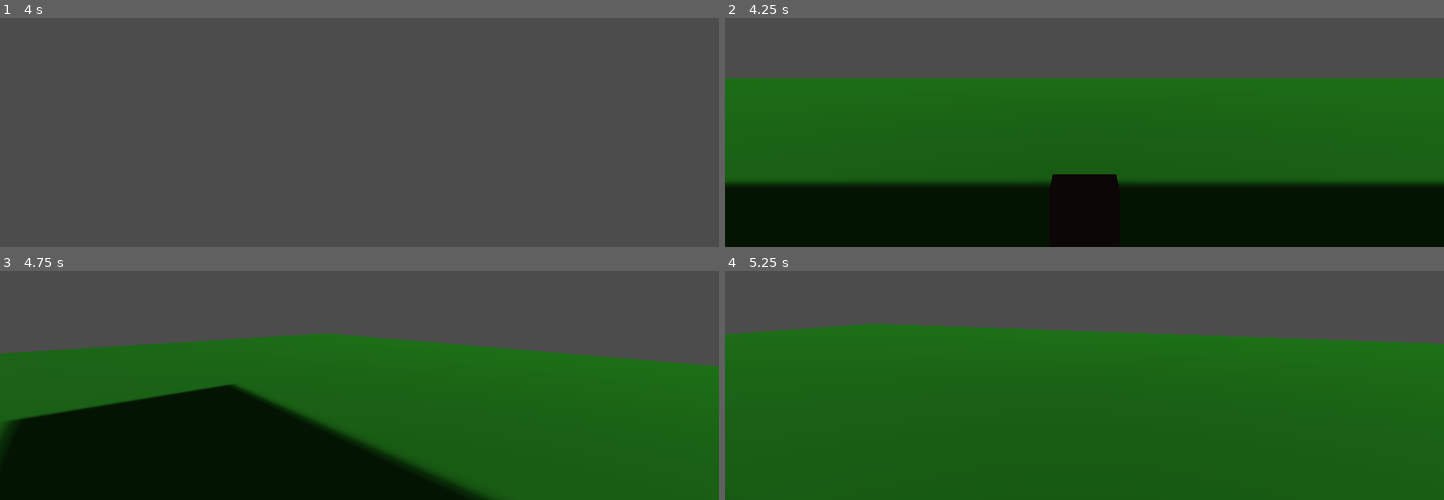
Above: before the commit, frames 1-4 (two rows, left to right).
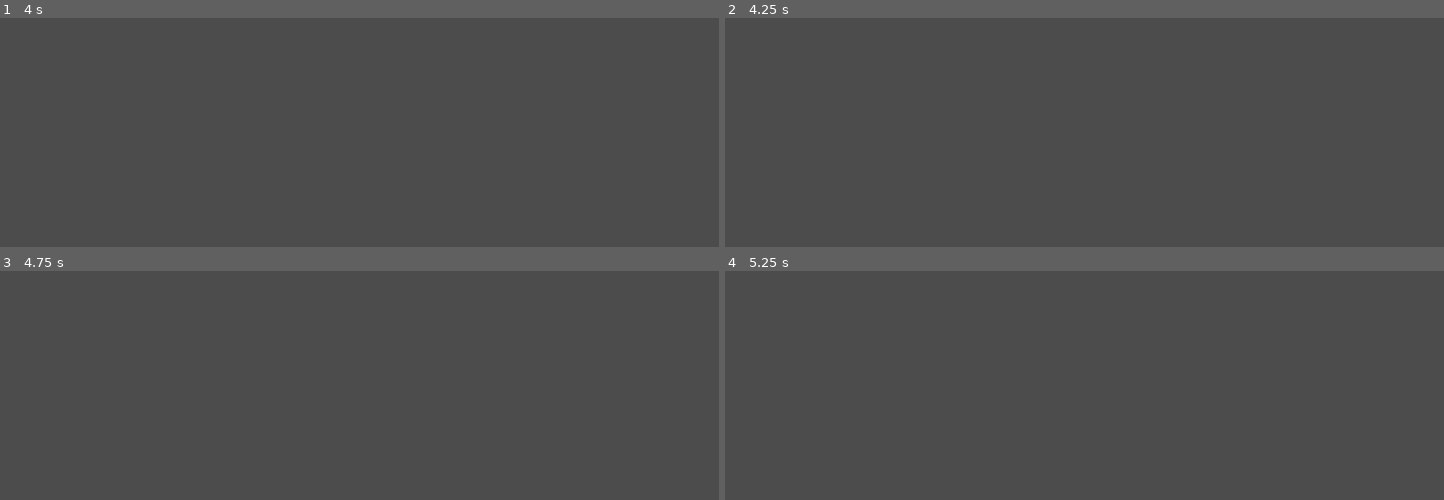
Above: after the commit, the same moments.

Repository: tehzwen/GameJam2019
Game: Godot game, scene res://TestLevel.tscn
The game is run twice, just before and just after one commit, with the same random seed, the same clock (stepped at 60 frames per second) and the same inputs. The project has no main scene, so this scene is started directly.
Inputs (mouse positions are in pixels of both pictures, inside the frame that each line leads up to):
- Up to frame 1 (4 s): tap Enter at 0.5 s; move the mouse to (395, 36) at 0.52 s; hold E 0.53-1.28 s; hold W from 0.53 s (still down); tap Space at 0.77, 1.52, 3.02, 3.77 s; move the mouse to (323, 38) at 1.27 s; tap E at 1.35, 2.3, 2.85 s; move the mouse to (373, 29) at 2.02 s; hold Shift 2.03-2.78 s; move the mouse to (352, 43) at 2.77 s; move the mouse to (409, 40) at 3.52 s; hold E from 3.53 s (still down)
- Up to frame 2 (4.25 s): keep holding W; keep holding E; tap R (restart, bound only before the commit) at 4.15 s
- Up to frame 3 (4.75 s): keep holding W; move the mouse to (301, 284) at 4.27 s; release E at 4.28 s; tap Shift at 4.35 s; tap Space at 4.52 s; tap E at 4.55 s
- Up to frame 4 (5.25 s): keep holding W; move the mouse to (1091, 289) at 5.02 s; hold E from 5.03 s (still down)

Frame 1 is identical in both runs. In frame 2, 74% of the frame differs, in the area x 0-100%, y 26-100%; in frame 3, 67%; in frame 4, 73%.

Commit message:
Add log to console on interaction with E keypress

Diff:
--- a/Player.gd
+++ b/Player.gd
@@ -78,6 +78,11 @@
 		lastInteracted.disable()
 		lastInteracted = null
 
+	# interact with object if e key is pressed
+	if (Input.is_key_pressed(KEY_E) && raycast.is_colliding()):
+		var selectedObj = raycast.get_collider()
+		print(selectedObj)
+
 func _input(event):
 	if (event is InputEventMouseMotion):
 		rotate_y(deg2rad(-event.relative.x * mouseSens))
--- a/project.godot
+++ b/project.godot
@@ -18,42 +18,6 @@
 config/name="GameJam"
 config/icon="res://icon.png"
 
-[input]
-
-ui_left={
-"deadzone": 0.5,
-"events": [ Object(InputEventKey,"resource_local_to_scene":false,"resource_name":"","device":0,"alt":false,"shift":false,"control":false,"meta":false,"command":false,"pressed":false,"scancode":16777231,"unicode":0,"echo":false,"script":null)
-, Object(InputEventJoypadButton,"resource_local_to_scene":false,"resource_name":"","device":0,"button_index":14,"pressure":0.0,"pressed":false,"script":null)
-, Object(InputEventKey,"resource_local_to_scene":false,"resource_name":"","device":0,"alt":false,"shift":false,"control":false,"meta":false,"command":false,"pressed":false,"scancode":65,"unicode":0,"echo":false,"script":null)
- ]
-}
-ui_right={
-"deadzone": 0.5,
-"events": [ Object(InputEventKey,"resource_local_to_scene":false,"resource_name":"","device":0,"alt":false,"shift":false,"control":false,"meta":false,"command":false,"pressed":false,"scancode":16777233,"unicode":0,"echo":false,"script":null)
-, Object(InputEventJoypadButton,"resource_local_to_scene":false,"resource_name":"","device":0,"button_index":15,"pressure":0.0,"pressed":false,"script":null)
-, Object(InputEventKey,"resource_local_to_scene":false,"resource_name":"","device":0,"alt":false,"shift":false,"control":false,"meta":false,"command":false,"pressed":false,"scancode":68,"unicode":0,"echo":false,"script":null)
- ]
-}
-ui_up={
-"deadzone": 0.5,
-"events": [ Object(InputEventKey,"resource_local_to_scene":false,"resource_name":"","device":0,"alt":false,"shift":false,"control":false,"meta":false,"command":false,"pressed":false,"scancode":16777232,"unicode":0,"echo":false,"script":null)
-, Object(InputEventJoypadButton,"resource_local_to_scene":false,"resource_name":"","device":0,"button_index":12,"pressure":0.0,"pressed":false,"script":null)
-, Object(InputEventKey,"resource_local_to_scene":false,"resource_name":"","device":0,"alt":false,"shift":false,"control":false,"meta":false,"command":false,"pressed":false,"scancode":87,"unicode":0,"echo":false,"script":null)
- ]
-}
-ui_down={
-"deadzone": 0.5,
-"events": [ Object(InputEventKey,"resource_local_to_scene":false,"resource_name":"","device":0,"alt":false,"shift":false,"control":false,"meta":false,"command":false,"pressed":false,"scancode":16777234,"unicode":0,"echo":false,"script":null)
-, Object(InputEventJoypadButton,"resource_local_to_scene":false,"resource_name":"","device":0,"button_index":13,"pressure":0.0,"pressed":false,"script":null)
-, Object(InputEventKey,"resource_local_to_scene":false,"resource_name":"","device":0,"alt":false,"shift":false,"control":false,"meta":false,"command":false,"pressed":false,"scancode":83,"unicode":0,"echo":false,"script":null)
- ]
-}
-restart={
-"deadzone": 0.5,
-"events": [ Object(InputEventKey,"resource_local_to_scene":false,"resource_name":"","device":0,"alt":false,"shift":false,"control":false,"meta":false,"command":false,"pressed":false,"scancode":82,"unicode":0,"echo":false,"script":null)
- ]
-}
-
 [rendering]
 
 environment/default_environment="res://default_env.tres"
Not shown: 3 places in TestLevel.tscn that only renumber resources
